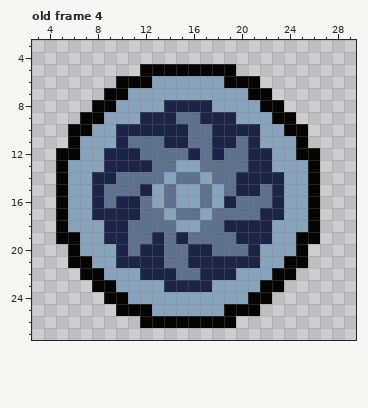
A pixel-art file gets an edit: assets/sprites/work-files/icon-sprite.aseprite. The picture above is the old version.
32x32 pixels, 8 frames. Shown: old frame 4: x 3..29, y 3..27.
After:
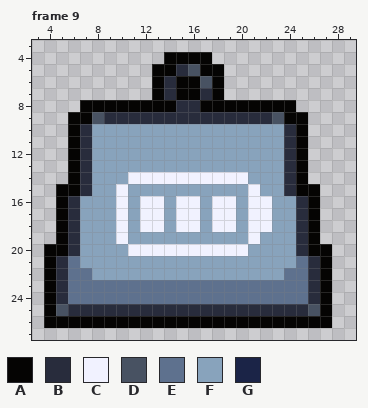
Palette (. is transparent): A #050403  B #282c3c  C #f1f2ff  D #485262  E #5e718e  F #88a3bc  G #1b2447
A new or re-ordered frame is compared with the old frame closest to it.
Commit message: Heavy Ion Battery Icon
What changed:
frames 8 -> 9
--- frame 9 is new; against old frame 4
@@ x 3..29 @@
  3 ...........................
- 4 ...........................
- 5 .........AAAAAAAA..........
- 6 .......AAAFFFFFFAAA........
- 7 ......AAFFFFFFFFFFAA.......
- 8 .....AAFFFFGGGGFFFFAA......
- 9 ....AAFFFGGGEEGGGFFFAA.....
-10 ...AAFFGGGGGGEEGGGGFFAA....
-11 ...AFFFGEEEGGEEGGEGFFFA....
-12 ..AAFFGGGEEEEGEGEEGGFFAA...
-13 ..AFFFGGGGEEFFEEEEGGFFFA...
-14 ..AFFGGEEEEFEEFEEGGGGFFA...
-15 ..AFFGEEEGFEFFEFEGGEGFFA...
-16 ..AFFGEGGEFEFFEFGEEEGFFA...
-17 ..AFFGGGGEEFEEFEEEEGGFFA...
-18 ..AFFFGGEEEEFFEEGGGGFFFA...
-19 ..AAFFGGEEGEGEEEEGGGFFAA...
-20 ...AFFFGEGGEEGGEEEGFFFA....
-21 ...AAFFGGGGEEGGGGGGFFAA....
-22 ....AAFFFGGGEEGGGFFFAA.....
-23 .....AAFFFFGGGGFFFFAA......
-24 ......AAFFFFFFFFFFAA.......
-25 .......AAAFFFFFFAAA........
-26 .........AAAAAAAA..........
+ 4 ...........AAAA............
+ 5 ..........AABDAA...........
+ 6 ..........ABAADA...........
+ 7 ..........ABAABA...........
+ 8 ....AAAAAAAABBAAAAAAAA.....
+ 9 ...AADBBBBBBBBBBBBBBDAA....
+10 ...ABFFFFFFFFFFFFFFFFBA....
+11 ...ABFFFFFFFFFFFFFFFFBA....
+12 ...ABFFFFFFFFFFFFFFFFBA....
+13 ...ABFFFFFFFFFFFFFFFFBA....
+14 ...ABFFFCCCCCCCCCCFFFBA....
+15 ..AABFFCFFFFFFFFFFCFFBAA...
+16 ..ABFFFCFCCFCCFCCFCCFFBA...
+17 ..ABFFFCFCCFCCFCCFCCFFBA...
+18 ..ABFFFCFCCFCCFCCFCCFFBA...
+19 ..ABFFFCFFFFFFFFFFCFFFBA...
+20 .AABFFFFCCCCCCCCCCFFFFBAA..
+21 .ABEFFFFFFFFFFFFFFFFFFEBA..
+22 .ABEEFFFFFFFFFFFFFFFFEEBA..
+23 .ABEEEEEEEEEEEEEEEEEEEEBA..
+24 .ABEEEEEEEEEEEEEEEEEEEEBA..
+25 .ADBBBBBBBBBBBBBBBBBBBBDA..
+26 .AAAAAAAAAAAAAAAAAAAAAAAA..
 27 ...........................
Pixel boxes of the changes (left, top, right, bottom) in both pictures:
changed: (44, 52, 332, 328)
